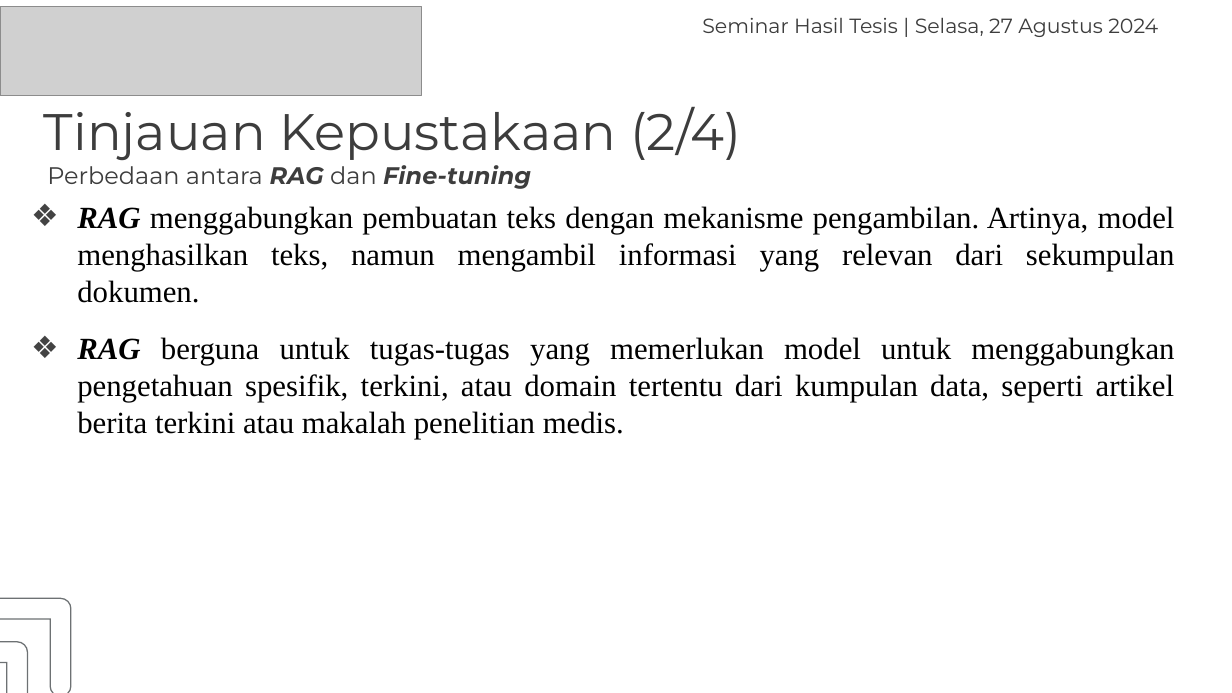
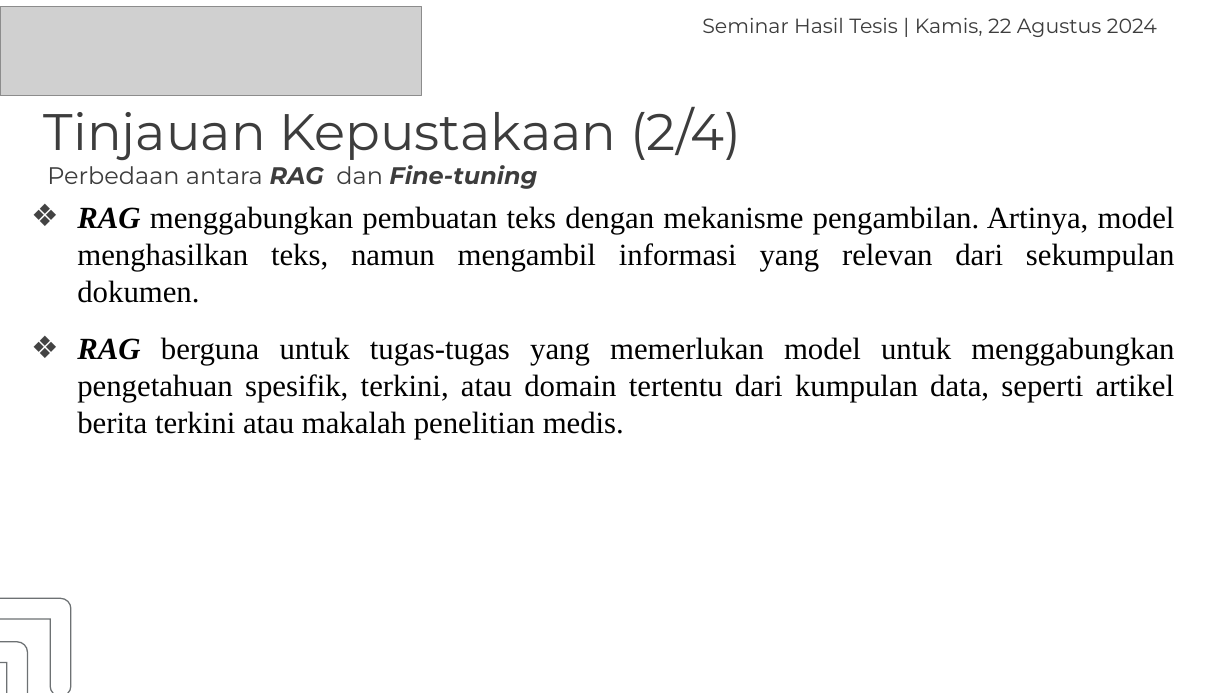
Before and after one commit to haryra/Tesis-s2-ai, a slide deck: slide 15 of Presentasi Hasil Tesis Hary Rachmat 2108207010009.pptx. Drawn at 1232x693 pixels with LibreOffice and Linux fonts; fonts in the diff are those of the drawing; grey boxes stand for pictures. Boxes give left, top, right and bottom in pixels: in the first picture for what was removed or moved away, otherwise in the second. Text is boxed around its words. In the diff, an @@ line names an element or a change of style, - is before the commit and + after.

Commit message:
Commit 9 PPT Seminar Hasil Perbaiki
PPT Seminar Hasil Perbaiki yang Kurang penomoran dan penambahan Keterangan

```diff
--- a/Presentasi Hasil Tesis Hary Rachmat 2108207010009.pptx
+++ b/Presentasi Hasil Tesis Hary Rachmat 2108207010009.pptx
@@ text at [702,18,1157,37]: text changed @@
-Seminar Hasil Tesis | Selasa, 27 Agustus 2024
+Seminar Hasil Tesis | Kamis, 22 Agustus 2024
@@ text "Perbedaan antara RAG dan Fine-tuning" rewrapped from [47,165,531,189] to [47,165,537,189] @@
```
Also in this commit, not shown: 36 other slides changed.
